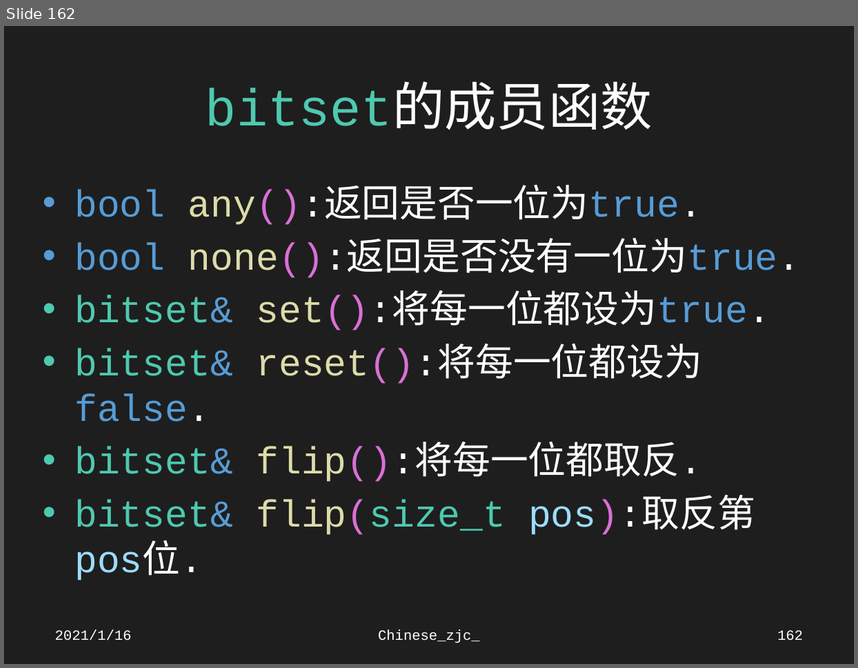
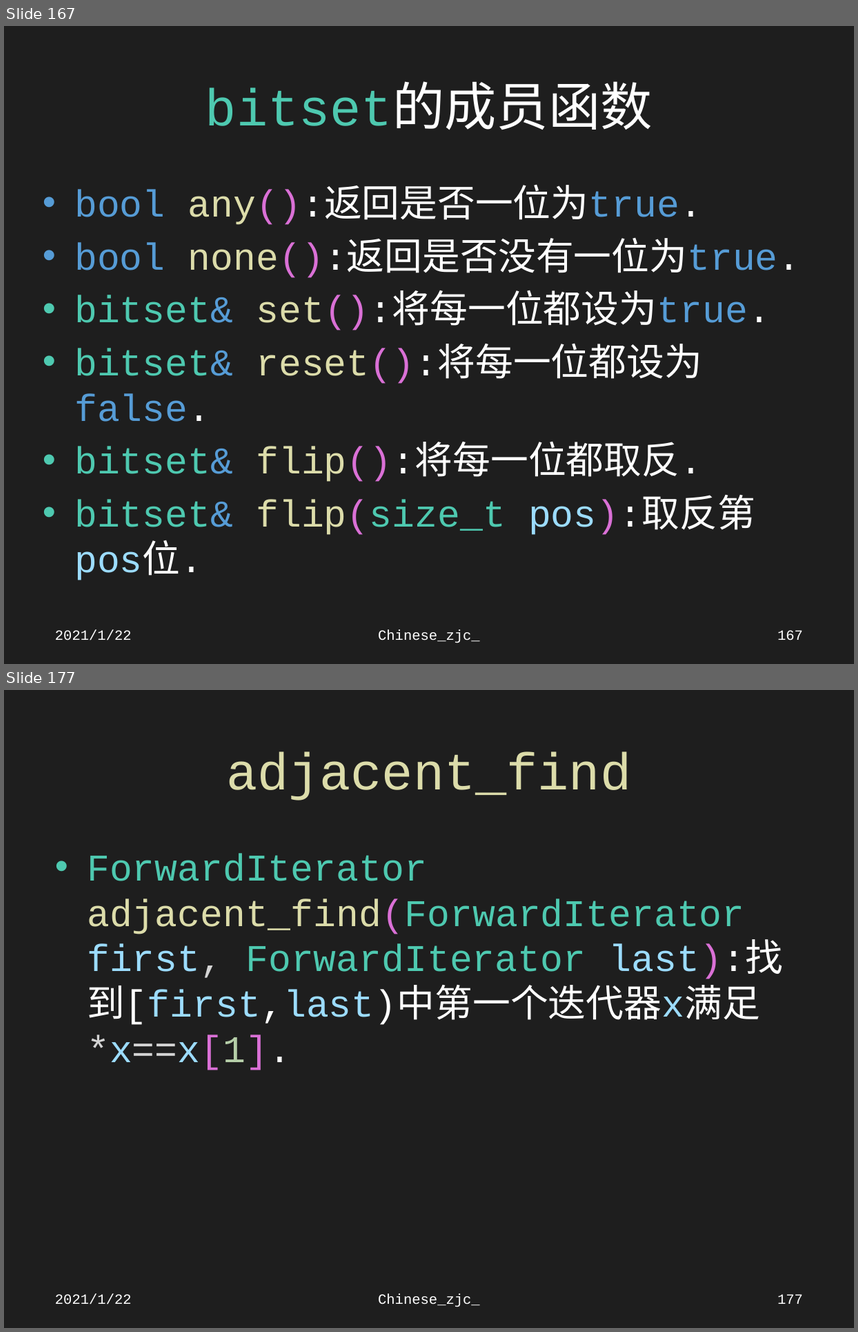
Before and after one commit to Chinesezjc/Solved-Problems, a slide deck: STL.pptx. Shown one above the other, each under a label of ours: slide 162 before the commit, slides 167 and 177 after it; the slides between them are not shown. The pictures are 858x668 and 858x1332 pixels, drawn with LibreOffice and Linux fonts; fonts in the diff are those of the drawing. Boxes give left, top, right and bottom in pixels: in the first picture for what was removed or moved away, otherwise in the second. Text is boxed around its words. In the diff, an @@ line names an element or a change of style, - is before the commit and + after.

Commit message:
Chinese_zjc_

```diff
--- a/STL.pptx
+++ b/STL.pptx
@@ slide 177 added at [4, 690, 854, 1328], background #1E1E1E @@
@@ title added at [226, 751, 631, 800], 44 pt, text #DCDCAA @@
+adjacent_find
@@ text added at [87, 854, 783, 1070], 32 pt, text #4EC9B0 @@
+• ForwardIterator adjacent_find(ForwardIterator first, ForwardIterator last):找到[first,last)中第一个迭代器x满足*x==x[1].
@@ text added at [55, 1293, 132, 1304], 12 pt, text #FFFFFF @@
+2021/1/22
@@ text added at [378, 1293, 480, 1307], 12 pt, text #FFFFFF @@
+Chinese_zjc_
@@ page number added at [777, 1294, 803, 1303], 12 pt, text #FFFFFF @@
+177
@@ what was slide 162 is now slide 167 @@
@@ slide 167 changed as well @@
@@ text at [55, 629, 132, 640]: text changed @@
-2021/1/16
+2021/1/22
@@ page number at [777, 630, 803, 639]: text changed @@
-162
+167
```
Also in this commit, not shown: 163 other slides changed, 85 other slides added, 42 other files.
